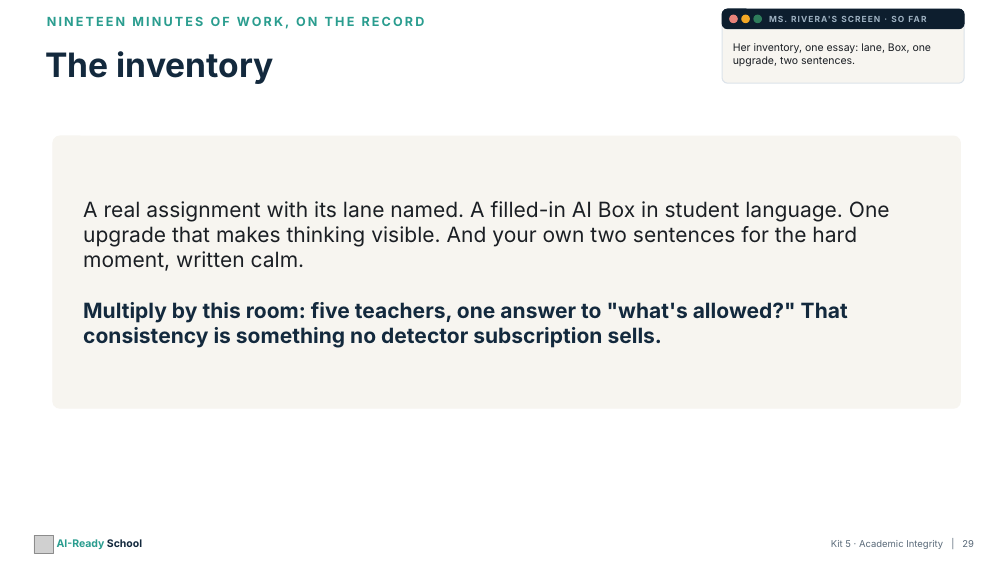
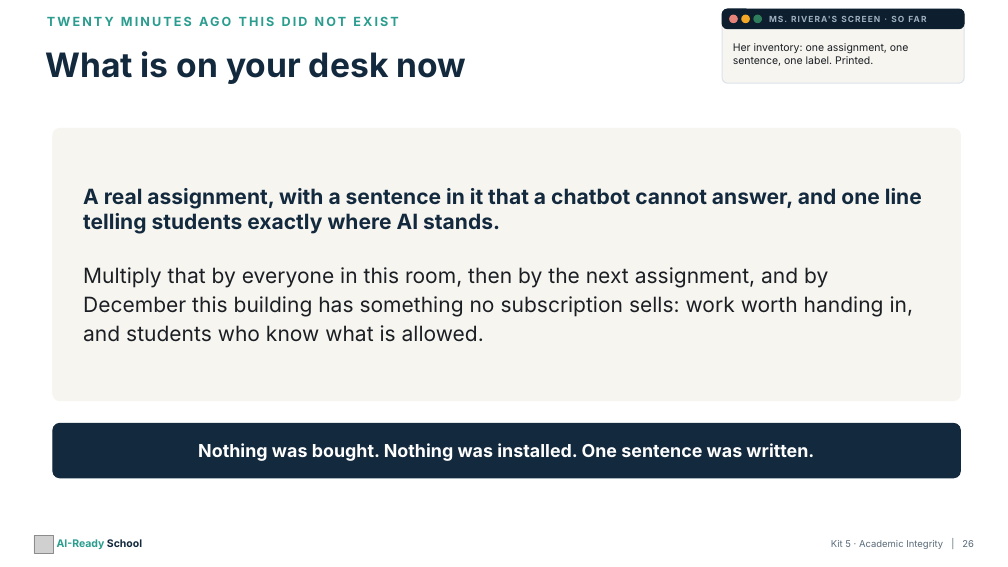
Before and after one commit to aspinozzi1/Ai-School-Ready, a slide deck: slide 26 of kits/kit05/Kit05_PresentationDeck.pptx (slide 29 before the commit). Drawn at 1008x567 pixels with LibreOffice and Linux fonts; fonts in the diff are those of the drawing; grey boxes stand for pictures. Boxes give left, top, right and bottom in pixels: in the first picture for what was removed or moved away, otherwise in the second. Text is boxed around its words. In the diff, an @@ line names an element or a change of style, - is before the commit and + after.

```diff
--- a/kits/kit05/Kit05_PresentationDeck.pptx
+++ b/kits/kit05/Kit05_PresentationDeck.pptx
@@ text at <box>47,16,425,29</box>: text changed @@
-NINETEEN MINUTES OF WORK, ON THE RECORD
+TWENTY MINUTES AGO THIS DID NOT EXIST
@@ text at <box>45,51,466,84</box>: text changed @@
-The inventory
+What is on your desk now
@@ text at <box>733,43,909,66</box>: text changed @@
-Her inventory, one essay: lane, Box, one upgrade, two sentences.
+Her inventory: one assignment, one sentence, one label. Printed.
@@ rounded rectangle: place and size @@
-rounded rectangle at <box>53,136,960,408</box>
+rounded rectangle at <box>53,129,960,401</box>
@@ text at <box>83,188,922,342</box>: text changed @@
-A real assignment with its lane named. A filled-in AI Box in student language. One upgrade that makes thinking visible. And your own two sentences for the hard moment, written calm.
-Multiply by this room: five teachers, one answer to "what's allowed?" That consistency is something no detector subscription sells.
+A real assignment, with a sentence in it that a chatbot cannot answer, and one line telling students exactly where AI stands.
+Multiply that by everyone in this room, then by the next assignment, and by December this building has something no subscription sells: work worth handing in, and students who know what is allowed.
@@ rounded rectangle added at <box>53,423,960,478</box>, fill #13293D, outline #13293D 1 pt @@
@@ text added at <box>198,443,814,461</box>, 17 pt, text #FFFFFF, bold @@
+Nothing was bought. Nothing was installed. One sentence was written.
```
Also in this commit, not shown: 8 other slides changed, 21 slides added, 26 slides removed, 20 other files.
